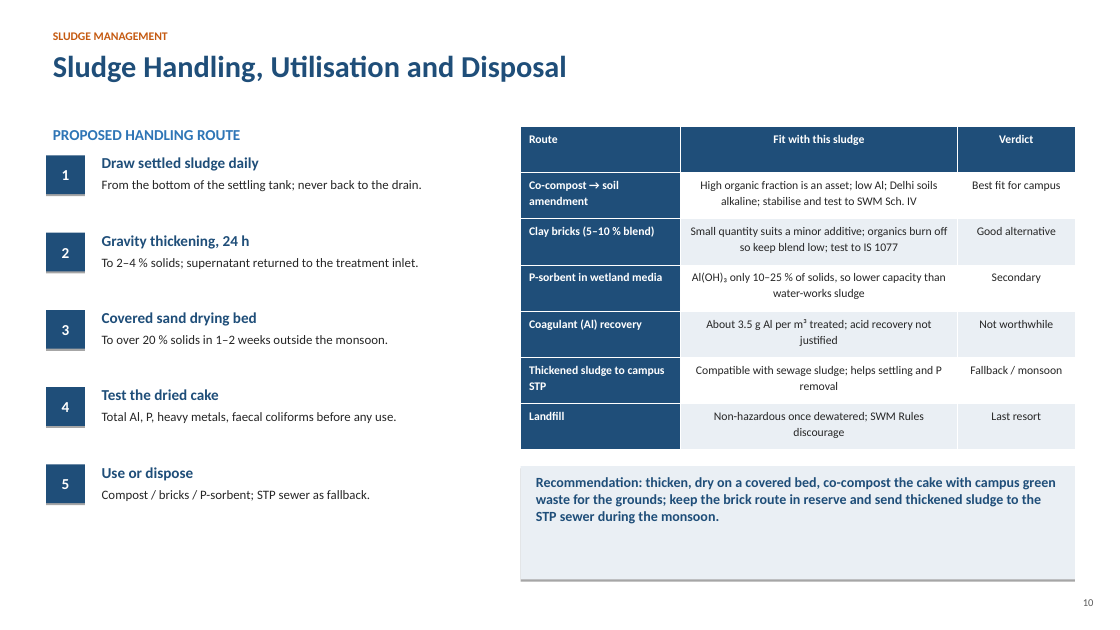
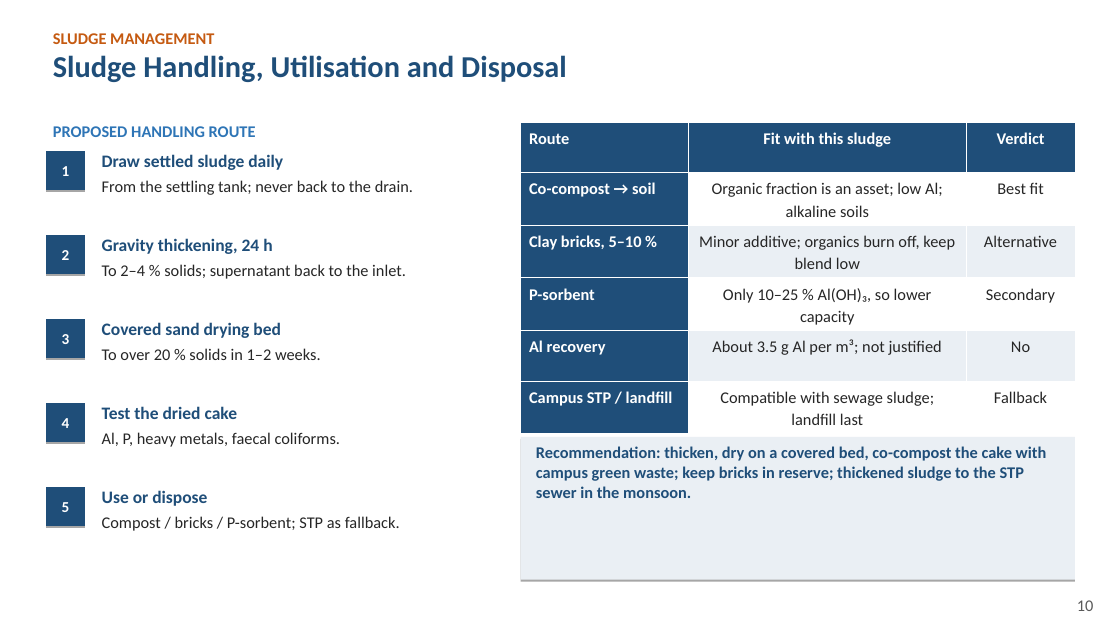
Before and after one commit to vinilverma27-hub/Clinch.ai, a slide deck: slide 10 of docs/btp-report/BTP_Final_Presentation_Kanishka_Saraf_2023CE11023.ppt. Drawn at 1120x630 pixels with LibreOffice and Linux fonts; fonts in the diff are those of the drawing. Boxes give left, top, right and bottom in pixels: in the first picture for what was removed or moved away, otherwise in the second. Text is boxed around its words. In the diff, an @@ line names an element or a change of style, - is before the commit and + after.

```diff
--- a/docs/btp-report/BTP_Final_Presentation_Kanishka_Saraf_2023CE11023.ppt
+++ b/docs/btp-report/BTP_Final_Presentation_Kanishka_Saraf_2023CE11023.ppt
@@ text "SLUDGE MANAGEMENT" at <box>53,33,214,44</box>: size 10 to 14 pt @@
@@ text "PROPOSED HANDLING ROUTE" at <box>53,126,256,137</box>: size 13 to 14 pt @@
@@ table at <box>521,122,1075,429</box> @@
-row 2: Co-compost → soil amendment | High organic fraction is an asset; low Al; Delhi soils alkaline; stabilise and test to SWM Sch. IV | Best fit for campus
-row 3: Clay bricks (5–10 % blend) | Small quantity suits a minor additive; organics burn off so keep blend low; test to IS 1077 | Good alternative
-row 4: P-sorbent in wetland media | Al(OH)₃ only 10–25 % of solids, so lower capacity than water-works sludge | Secondary
-row 5: Coagulant (Al) recovery | About 3.5 g Al per m³ treated; acid recovery not justified | Not worthwhile
-row 6: Thickened sludge to campus STP | Compatible with sewage sludge; helps settling and P removal | Fallback / monsoon
-row 7: Landfill | Non-hazardous once dewatered; SWM Rules discourage | Last resort
+row 2: Co-compost → soil | Organic fraction is an asset; low Al; alkaline soils | Best fit
+row 3: Clay bricks, 5–10 % | Minor additive; organics burn off, keep blend low | Alternative
+row 4: P-sorbent | Only 10–25 % Al(OH)₃, so lower capacity | Secondary
+row 5: Al recovery | About 3.5 g Al per m³; not justified | No
+row 6: Campus STP / landfill | Compatible with sewage sludge; landfill last | Fallback
@@ table: place and size @@
-table at <box>521,126,1075,449</box>
+table at <box>521,122,1075,429</box>
@@ rectangle "1": place and size @@
-rectangle "1" at <box>46,155,85,194</box>
+rectangle "1" at <box>46,151,85,190</box>
@@ text at <box>102,180,413,195</box>: text changed; size 11 to 14 pt @@
-From the bottom of the settling tank; never back to the drain.
+From the settling tank; never back to the drain.
@@ text at <box>102,264,406,279</box>: text changed; size 11 to 14 pt @@
-To 2–4 % solids; supernatant returned to the treatment inlet.
+To 2–4 % solids; supernatant back to the inlet.
@@ rectangle "3": place and size @@
-rectangle "3" at <box>46,310,85,348</box>
+rectangle "3" at <box>46,319,85,358</box>
@@ text "Covered sand drying bed": place and size @@
-text "Covered sand drying bed" at <box>102,312,257,326</box>
+text "Covered sand drying bed" at <box>102,322,281,338</box>
@@ text at <box>102,348,321,360</box>: text changed; size 11 to 14 pt @@
-To over 20 % solids in 1–2 weeks outside the monsoon.
+To over 20 % solids in 1–2 weeks.
@@ rectangle "4": place and size @@
-rectangle "4" at <box>46,387,85,426</box>
+rectangle "4" at <box>46,403,85,442</box>
@@ text "Test the dried cake": place and size @@
-text "Test the dried cake" at <box>102,389,219,400</box>
+text "Test the dried cake" at <box>102,406,238,419</box>
@@ text at <box>102,432,340,447</box>: text changed; size 11 to 14 pt @@
-Total Al, P, heavy metals, faecal coliforms before any use.
+Al, P, heavy metals, faecal coliforms.
@@ rectangle: place and size @@
-rectangle at <box>521,466,1075,579</box>
+rectangle at <box>521,437,1075,579</box>
@@ text at <box>536,446,1047,498</box>: text changed; size 12 to 14 pt @@
-Recommendation: thicken, dry on a covered bed, co-compost the cake with campus green waste for the grounds; keep the brick route in reserve and send thickened sludge to the STP sewer during the monsoon.
+Recommendation: thicken, dry on a covered bed, co-compost the cake with campus green waste; keep bricks in reserve; thickened sludge to the STP sewer in the monsoon.
@@ rectangle "5": place and size @@
-rectangle "5" at <box>46,464,85,503</box>
+rectangle "5" at <box>46,487,85,526</box>
@@ size 13 to 15 pt in 5 elements at <box>102,154,283,170</box>, <box>102,238,272,254</box>, <box>102,322,281,338</box>, <box>102,406,238,419</box>, <box>102,490,207,506</box> @@
@@ text "Use or dispose": place and size @@
-text "Use or dispose" at <box>102,467,193,481</box>
+text "Use or dispose" at <box>102,490,207,506</box>
@@ text at <box>102,516,400,531</box>: text changed; size 11 to 14 pt @@
-Compost / bricks / P-sorbent; STP sewer as fallback.
+Compost / bricks / P-sorbent; STP as fallback.
@@ text "10" at <box>1077,600,1094,611</box>: size 9 to 14 pt @@
```
Also in this commit, not shown: 11 other slides changed, 2 other files.
